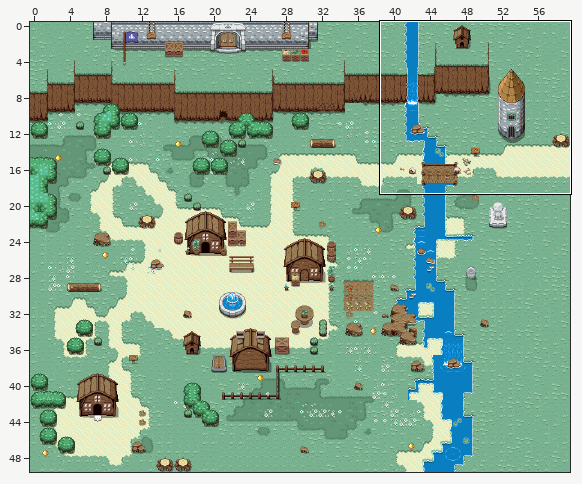
Two versions of a level (Tiled map (JSON), assets/tilemap/zone1.json). The first picture is a wide view before the edit; the outline marks the close-up.
Close-up. Before the edit:
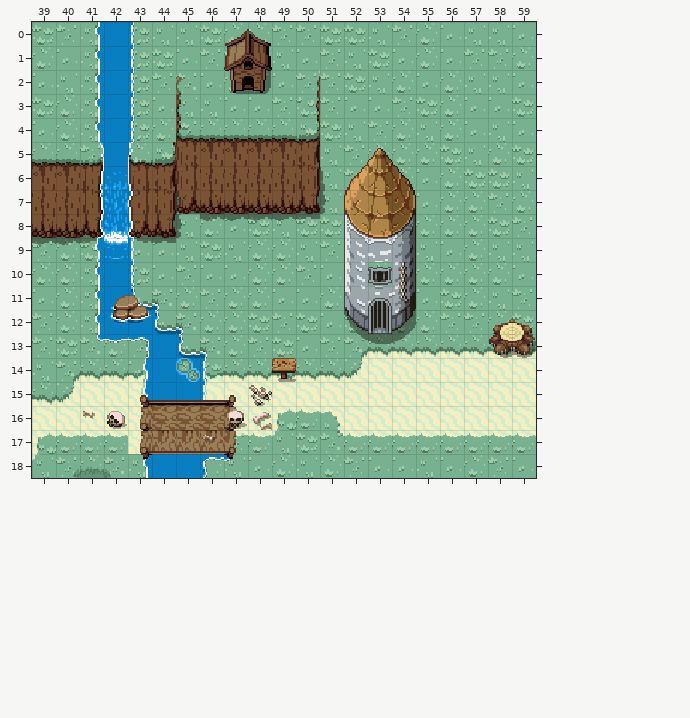
Cells are 16x16 px. Shown: x 39..59, y 0..18. The commit also changed other parts of the map, which this record leaves out.
After the commit:
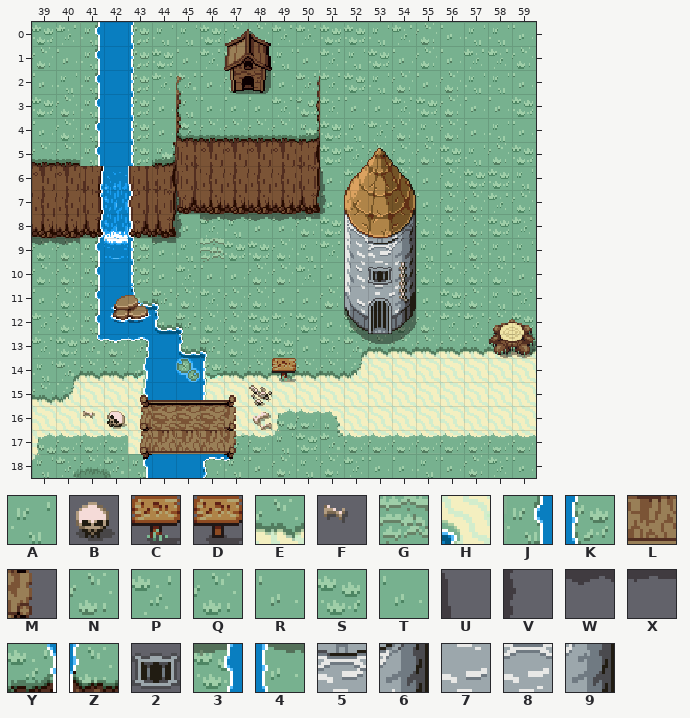
Key: from "overworld": A 0, B 108, C 114, D 115, E 121, F 148, G 252, H 257, J 282, K 284, L 289, M 290, N 365, P 367, Q 368, R 405, S 407, T 408, U 527, V 567, W 605, X 606, Y 689, Z 690, 2 843, 3 849, 4 850, 5 961, 6 962, 7 1001, 8 1044, 9 1045.
_ is an empty cell.
Tiles of an added or newly shown layer are drawn over the layers below it.
From old to new:
Layer "belowLayer" (removed):
y 3: x 46 A -> _
y 4: x 44 N -> _
y 5: x 41 Y -> _; x 43 Z -> _; x 51 A -> _
y 6..7: x 51 A -> _
y 8: x 45..50 AQRSAS -> ______
y 9: x 39 P -> _; x 41 3 -> _; x 43 4 -> _; x 46..48 SAN -> ___
y 10: x 53 Q -> _
y 14: x 49 E -> _
y 16: x 47 H -> _
Layer "worldLayer" (removed):
y 6: x 51 U -> _
y 7: x 51 V -> _
y 8: x 45..50 VWWWWX -> ______
y 9: x 39 W -> _
y 10: x 53 2 -> _
Layer "belowdetails" (removed):
y 14: x 49 D -> _
y 16: x 47 M -> _
y 17: x 46 L -> _
Layer "aboveLayer" (removed):
y 9: x 53..54 89 -> __
y 16: x 47 B -> _
y 17: x 46 F -> _
Layer "background" (added):
y 3: x 46 _ -> T
y 4: x 44 _ -> R
y 5: x 41 _ -> J; x 43 _ -> K; x 51 _ -> S
y 6: x 51 _ -> R
y 7: x 51 _ -> T
y 8: x 45..50 ______ -> RPARRN
y 9: x 39 _ -> Q; x 41 _ -> J; x 43 _ -> K; x 46..48 ___ -> GSS
y 14: x 49 _ -> E
y 16: x 47 _ -> H
Layer "world" (added):
y 6: x 51 _ -> U
y 7: x 51 _ -> V
y 8: x 45..50 ______ -> VWWWWX
y 9: x 39 _ -> W
y 10: x 53 _ -> 7
y 14: x 49 _ -> C
y 16: x 47 _ -> M
y 17: x 46 _ -> L
Layer "details" (added):
y 9: x 53..54 __ -> 56
y 10: x 53 _ -> 2
